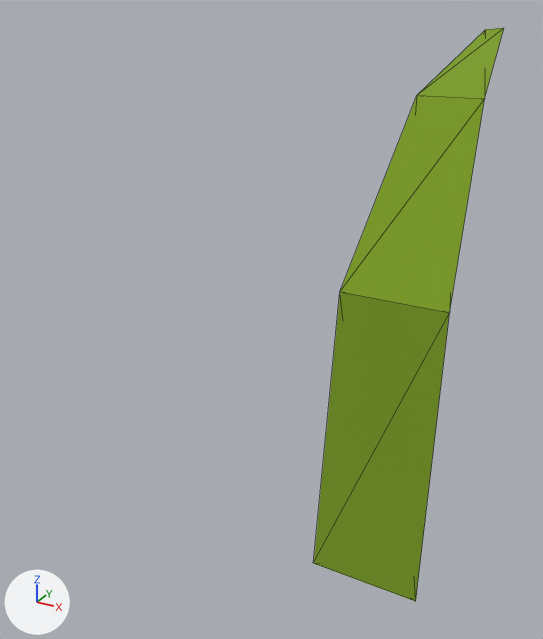
The glTF model public/assets/grass.glb, before and after one commit.
One viewpoint serves both versions: a 50 mm lens placed at (0.0097, -0.0271, 0.0259), pointed at (-0.006, 0.0014, 0.0117). The lights are fixed; the arrows at lower left show +X, +Y and +Z. Mesh edges are drawn as thin lines.

Names of what the first picture shows: 'grass'.
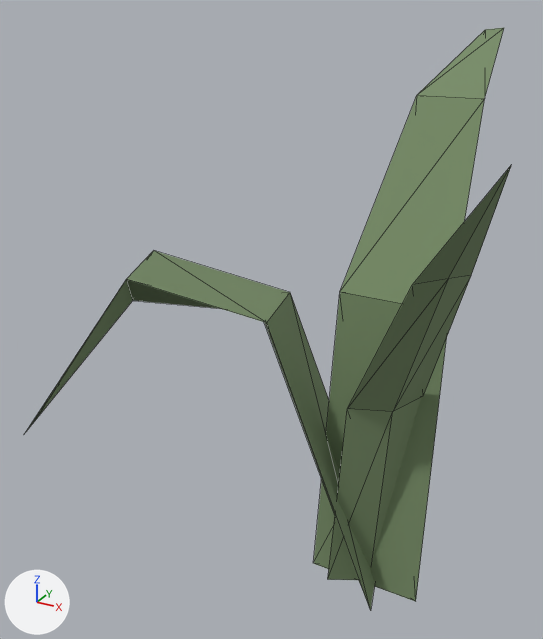
What differs and where, as boxes [x1, y1, x2, y2] in the pictures (543 x 639 px):
'grass', recoloured: [314, 28, 504, 602] in both
'grass.001', added (green): after [328, 166, 511, 580]
'grass.002', added (green): after [25, 251, 375, 611]

Edits to the bpy script that builds the scene:
```text
Change mat_grass:
    mat_grass.base_color: (0.195, 0.332, 0.0141) -> (0.184, 0.262, 0.136)  # green #7a9c20 -> green #778c67
Add me_plane_006:
    me_plane_006.from_pydata([(-0.0004, -0.0001, -0.0001), (-0.0003, 0.0026, -0.0002), (0.0011, -0.0024, 0.0004), (-0.0042, -0.0023, 0.0133), (-0.0096, -0.0045, 0.015), (-0.0129, -0.008, 0.0085), (-0.0102, -0.0035, 0.0136), (-0.0057, -0.0002, 0.0127), (-0.0055, 0.0024, 0.0128), (-0.0106, -0.0013, 0.0152), (-0.0131, -0.007, 0.0088)], [], [(0, 1, 2), (1, 0, 7), (1, 7, 8), (8, 7, 6), (8, 6, 9), (9, 6, 5), (9, 5, 10), (2, 1, 8), (2, 8, 3), (3, 8, 9), (3, 9, 4), (4, 9, 10), (4, 10, 5), (0, 2, 3), (0, 3, 7), (7, 3, 4), (7, 4, 6), (6, 4, 5)])
    me_plane_006.materials.append(mat_grass)  # green #778c67
Add me_plane_002:
    me_plane_002.from_pydata([(0.0002, -0.0002, 0.0), (-0.0016, -0.0011, 0.0), (0.0011, 0.0016, 0.0), (0.0018, 0.0007, 0.01), (0.0039, -0.0024, 0.0169), (0.0034, -0.0035, 0.0171), (0.001, -0.001, 0.0099), (-0.0007, -0.0018, 0.01), (0.0024, -0.0039, 0.0168), (0.0056, -0.0062, 0.0216)], [], [(0, 1, 2), (1, 0, 6), (1, 6, 7), (7, 6, 5), (7, 5, 8), (8, 5, 9), (2, 1, 7), (2, 7, 3), (3, 7, 8), (3, 8, 4), (4, 8, 9), (0, 2, 3), (0, 3, 6), (6, 3, 4), (6, 4, 5), (5, 4, 9)])
    me_plane_002.materials.append(mat_grass)  # green #778c67
Add ob_grass_002:
    ob_grass_002 = bpy.data.objects.new('grass.002', me_plane_006)
    ob_grass_002.location = (0.0, 0.0, 0.0)
Add ob_grass_001:
    ob_grass_001 = bpy.data.objects.new('grass.001', me_plane_002)
    ob_grass_001.location = (0.0, 0.0, 0.0)
```
